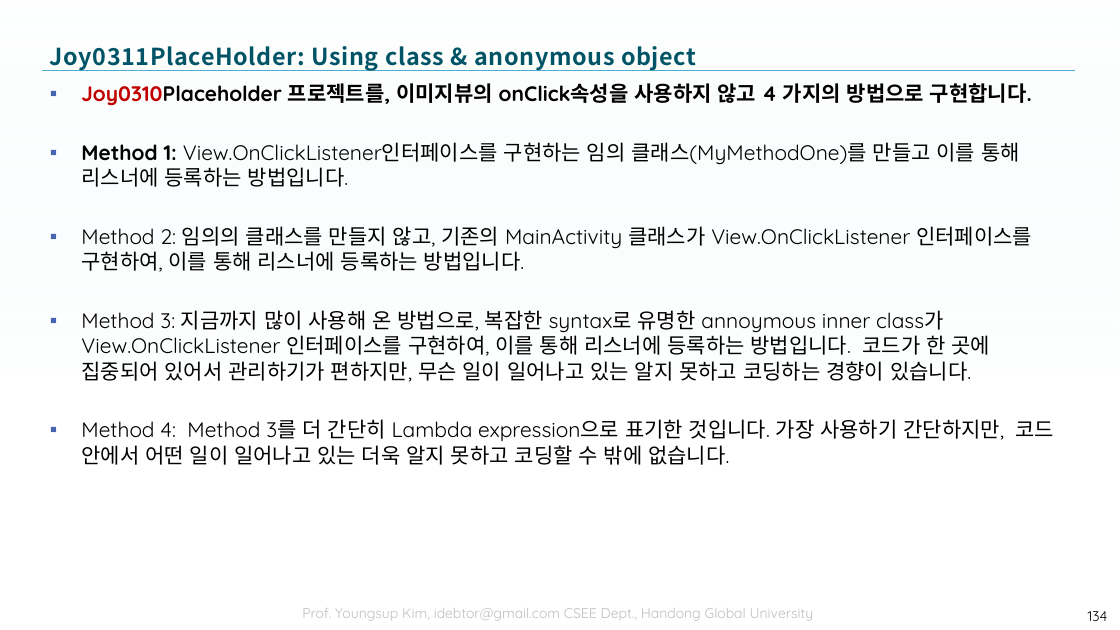
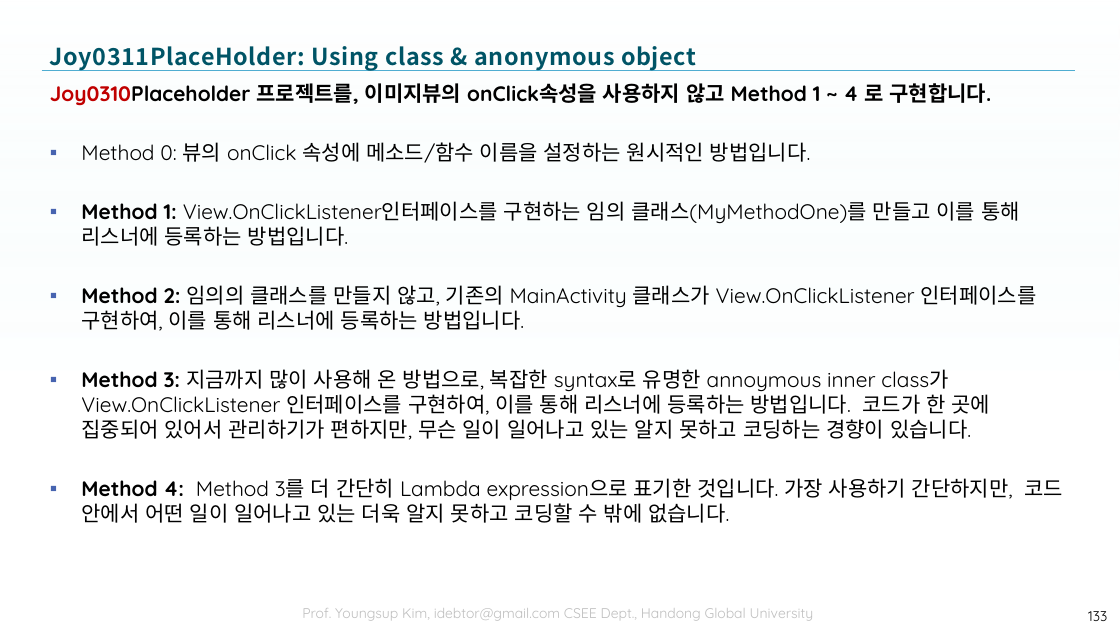
Before and after one commit to tae7841/HuStarAS, a slide deck: slide 133 of ppts/03Widget.pptx (slide 134 before the commit). Drawn at 1120x630 pixels with LibreOffice and Linux fonts; fonts in the diff are those of the drawing; background and template pictures are left out. Boxes give left, top, right and bottom in pixels: in the first picture for what was removed or moved away, otherwise in the second. Text is boxed around its words. In the diff, an @@ line names an element or a change of style, - is before the commit and + after.

```diff
--- a/ppts/03Widget.pptx
+++ b/ppts/03Widget.pptx
@@ text at [50,83,991,163]: text changed @@
-▪ Joy0310Placeholder 프로젝트를, 이미지뷰의 onClick속성을 사용하지 않고 4 가지의 방법으로 구현합니다.
+Joy0310Placeholder 프로젝트를, 이미지뷰의 onClick속성을 사용하지 않고 Method 1 ~ 4 로 구현합니다.
+▪ Method 0: 뷰의 onClick 속성에 메소드/함수 이름을 설정하는 원시적인 방법입니다.
@@ text at [81,285,1063,523]: bold on in "Method 2:", "Method 3:", "Method 4:" @@
@@ page number at [1088,611,1107,621]: text changed @@
-134
+133
```
Also in this commit, not shown: 10 other slides changed, 2 slides removed.
